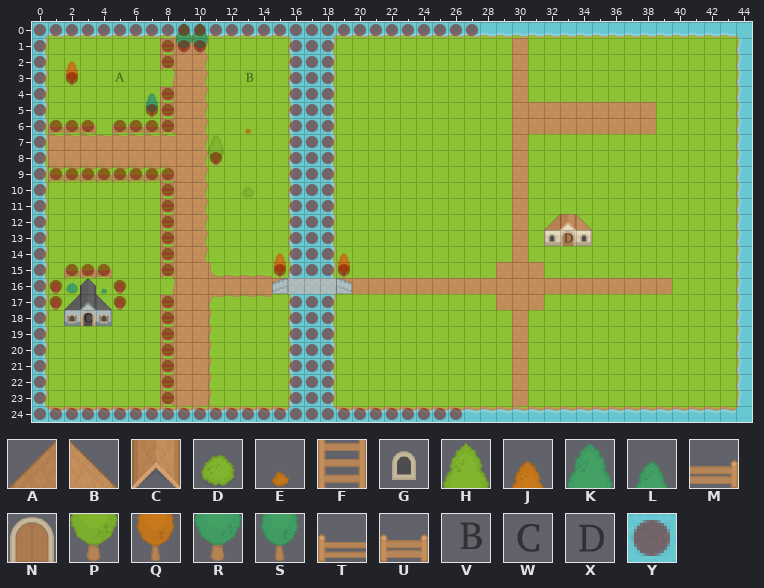
Tiled map -- FarmerFindsDog/Resources/tiles/m03.tmx. This is how it looked before the edit.
Cells are 64x64 px. Shown: x 0..44, y 0..24.
Key: from "farmland": A 122, B 123, C 124, D 180, E 183, F 186, G 193, H 200, J 203, K 204, L 205, M 207, N 214, P 220, Q 223, R 224, S 225, T 226, U 247; from "meta_tiles_v01": V 3, W 4, X 5, Y 7.
_ is an empty cell.
Layers that did not change in this view are not listed.
Layer "objects2-layer" before, first column x 6:
 0 ___KK_________________________
 1 __FRR_________________________
 2 __F___________________________
 3 ______________________________
 4 _LF___________________________
 5 _SF___________________________
 6 TTF____E______________________
 7 _____H________________________
 8 _____P________________________
 9 TTU___________________________
10 __F____D______________________
11 __F___________________________
12 __F_______________________ACB_
13 __F_______________________GNG_
14 __F______J___J________________
15 __F______Q___Q________________
16 ______________________________
17 __F___________________________
18 __F___________________________
19 __F___________________________
20 __F___________________________
21 __F___________________________
22 __F___________________________
Layer "meta1-layer" before, first column x 13:
 0 YYYYYYYYYYYYYYY_________________
 1 ___YYY__________________________
 2 ___YYY__________________________
 3 V__YYY__________________________
 4 ___YYY__________________________
 5 ___YYY__________________________
 6 ___YYY__________________________
 7 ___YYY__________________________
 8 ___YYY__________________________
 9 ___YYY__________________________
10 ___YYY__________________________
11 ___YYY__________________________
12 ___YYY__________________________
13 ___YYY______________X___________
14 ___YYY__________________________
15 __YYYYY_________________________
16 ________________________________
17 ___YYY__________________________
18 ___YYY__________________________
19 ___YYY__________________________
20 ___YYY__________________________
21 ___YYY__________________________
22 ___YYY__________________________
23 ___YYY__________________________
24 YYYYYYYYYYYYYY__________________
Once edited:
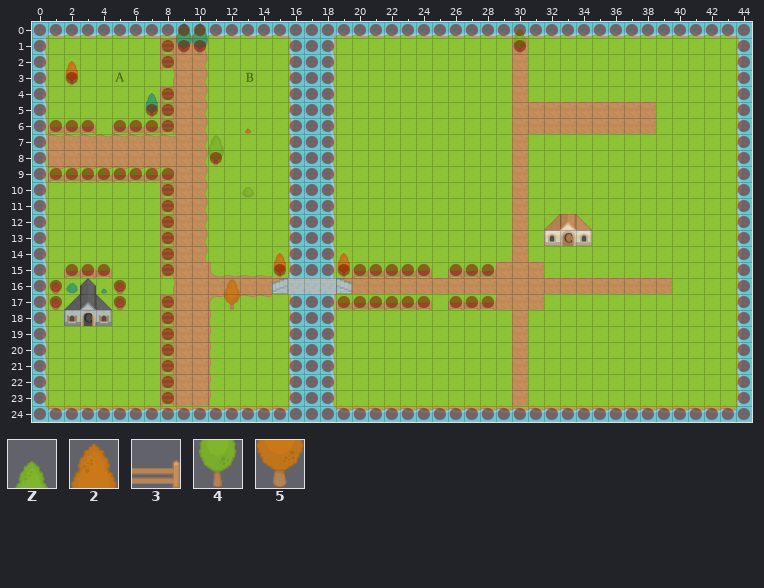
Further tiles: from "farmland": Z 201, 2 202, 3 206, 4 221, 5 222.
See-through tiles are keyed as they look on the map.
From old to new:
Layer "objects2-layer":
There is now tile 2 in row 16 at x 12.
There is now tile 3 in row 15 at x 27 to 28.
There is now tile 4 in row 1 at x 30.
There is now tile 5 in row 17 at x 12.
There is now tile M in row 17 at x 27 to 28.
There is now tile T in row 15 at x 20 to 23; in row 17 at x 19 to 23.
There is now tile U in row 15 at x 24 and 26; in row 17 at x 24 and 26.
There is now tile Z in row 0 at x 30.
Layer "meta1-layer":
The edit turns tile X into tile W in row 13 at x 33.
There is now tile Y in row 0 at x 28 to 44; in row 1 at x 30 and 44; in rows 2 to 14 at x 44; in row 15 at x 20 to 24, 26 to 28 and 44; in row 16 at x 44; in row 17 at x 19 to 24, 26 to 28 and 44.
There is now tile Y in rows 18 to 23 at x 44; in row 24 at x 27 to 44.
Pixel boxes of the changes (left, top, right, bottom) in both pictures:
changed: (448, 24, 750, 420)
added: (352, 264, 432, 278)
added: (224, 279, 240, 310)
added: (336, 296, 432, 310)
